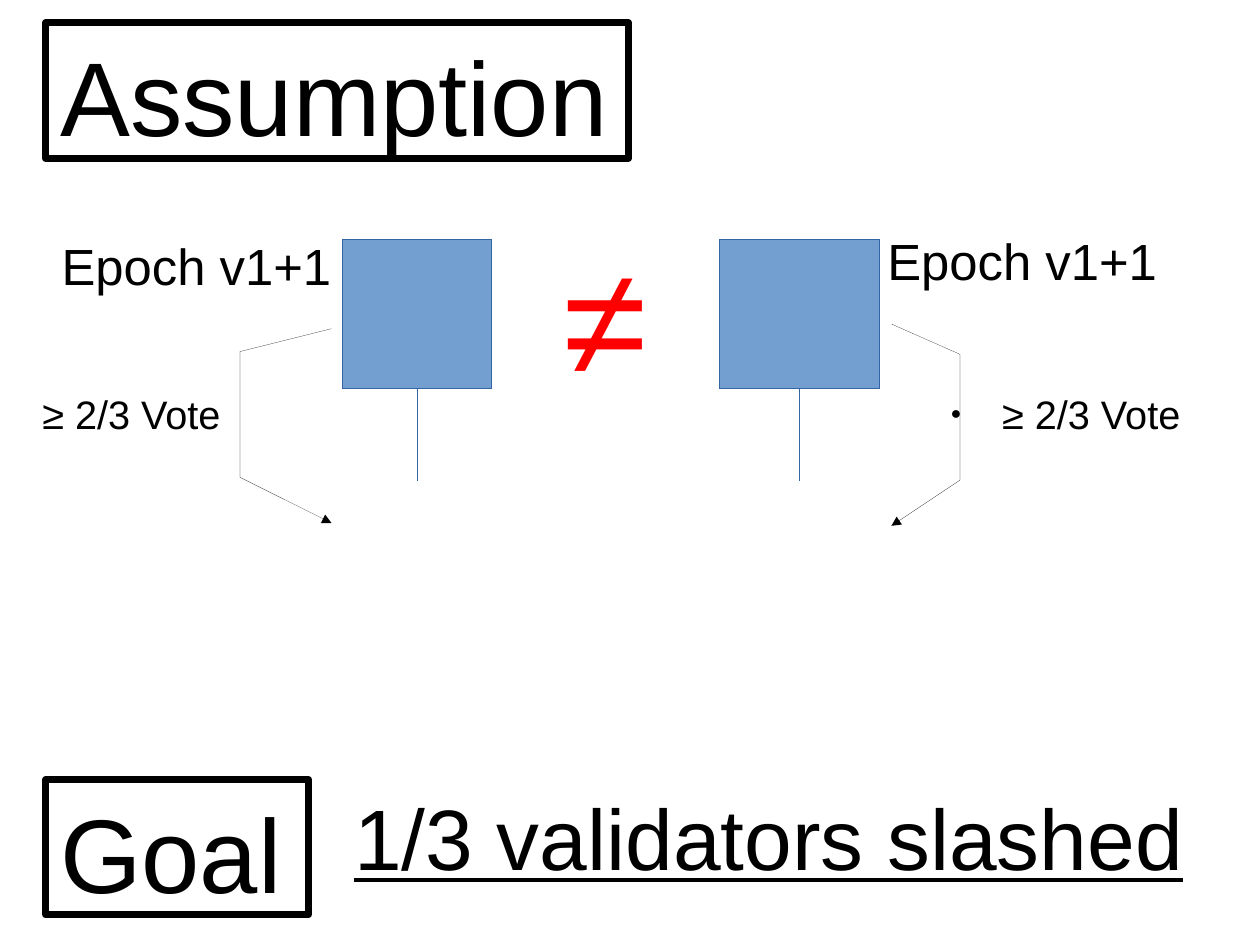
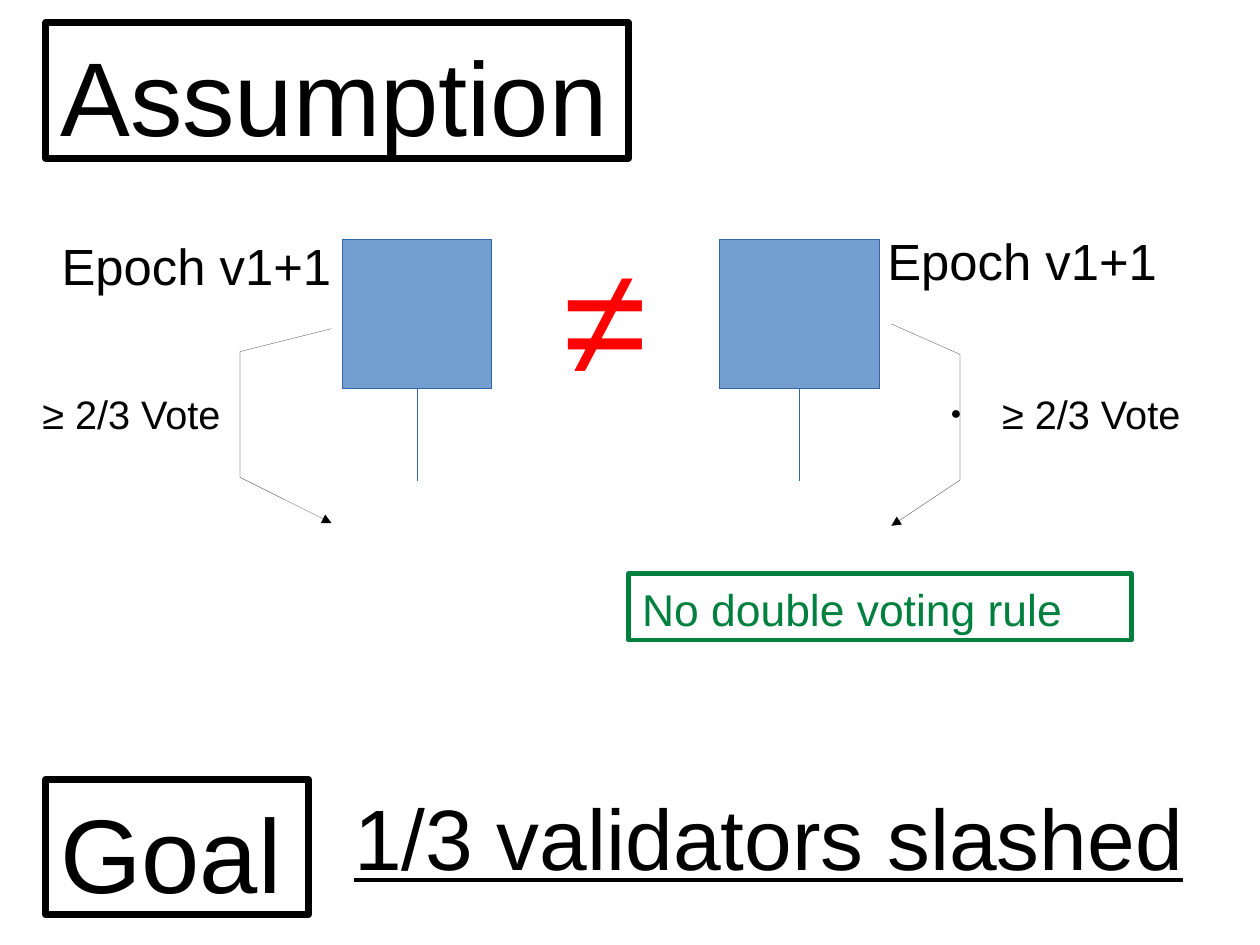
Before and after one commit to palmskog/pos, a slide deck: slide 20 of slide.odp. Drawn at 1260x945 pixels with LibreOffice and Linux fonts; fonts in the diff are those of the drawing. Boxes give left, top, right and bottom in pixels: in the first picture for what was removed or moved away, otherwise in the second. Text is boxed around its words. In the diff, an @@ line names an element or a change of style, - is before the commit and + after.

```diff
--- a/slide.odp
+++ b/slide.odp
@@ rectangle added at [629,574,1132,640], outline #00803F 2.89 pt, 28 pt, text #00803F @@
+No double voting rule
```
Also in this commit, not shown: 22 other slides changed, 3 slides added, 6 slides removed.
